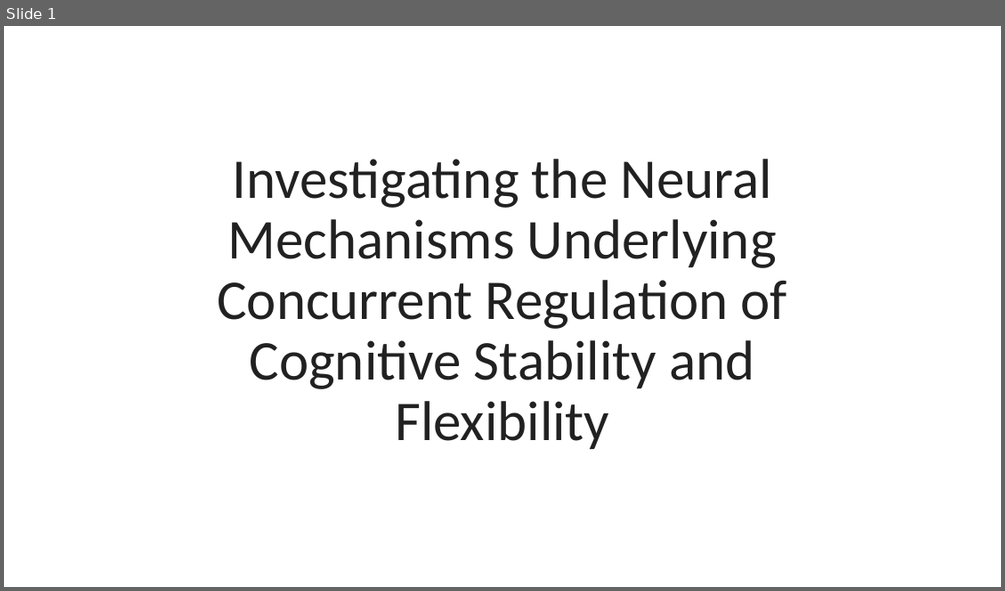
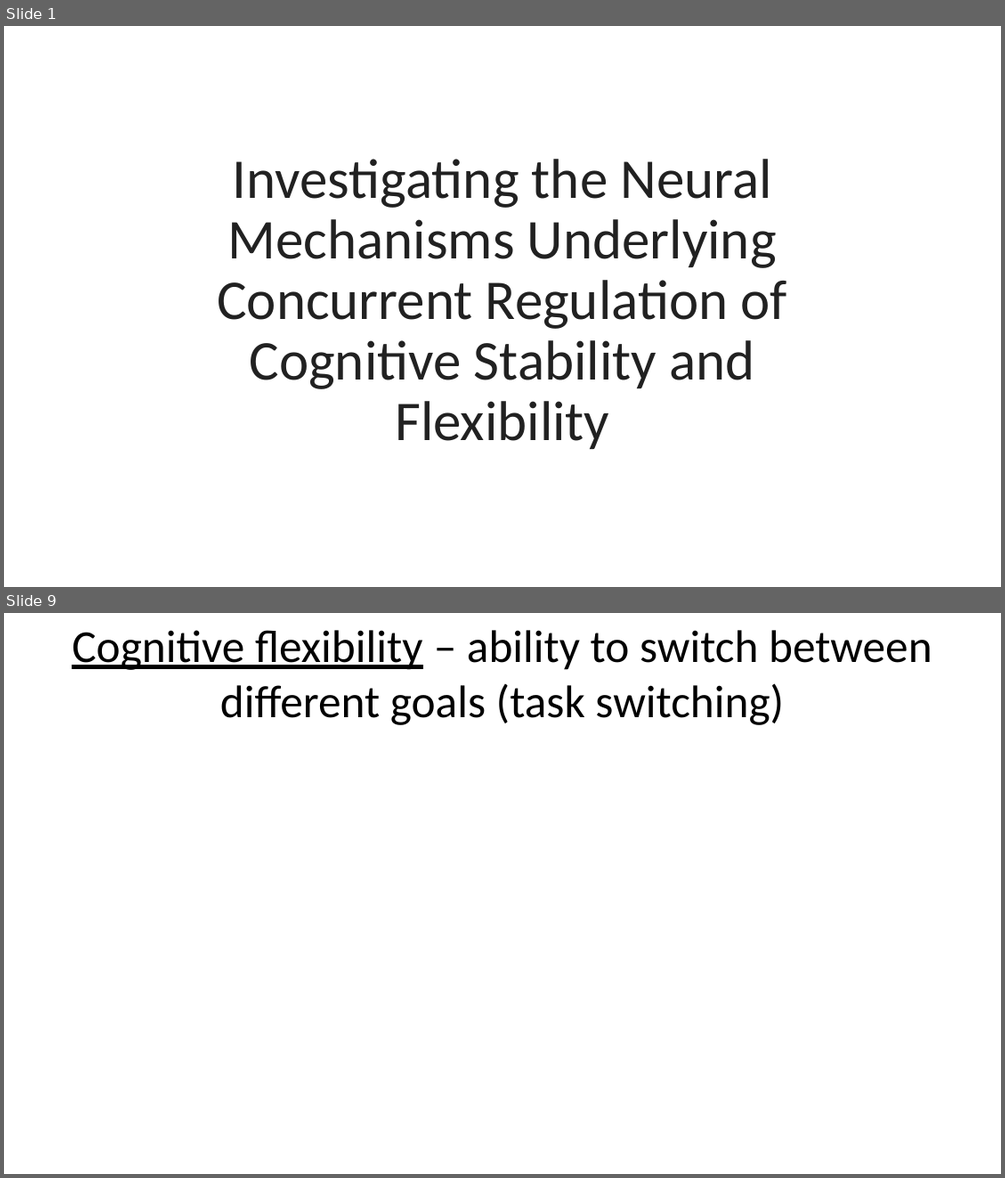
Before and after one commit to jimzhang629/third_year_talk, a slide deck: thirdYearTalk_JZ1.pptx. Shown one above the other, each under a label of ours: slide 1 before the commit, slides 1 and 9 after it; the slides between them are not shown. The pictures are 1005x591 and 1005x1178 pixels, drawn with LibreOffice and Linux fonts; fonts in the diff are those of the drawing. Boxes give left, top, right and bottom in pixels: in the first picture for what was removed or moved away, otherwise in the second. Text is boxed around its words. In the diff, an @@ line names an element or a change of style, - is before the commit and + after.

```diff
--- a/thirdYearTalk_JZ1.pptx
+++ b/thirdYearTalk_JZ1.pptx
@@ slide 9 added at [4,613,1001,1174], background #FFFFFF @@
@@ text added at [72,630,932,725], 44 pt, text #000000 @@
+Cognitive flexibility – ability to switch between different goals (task switching)
```
Also in this commit, not shown: 5 slides changed, 8 other slides added, 2 slides removed.
